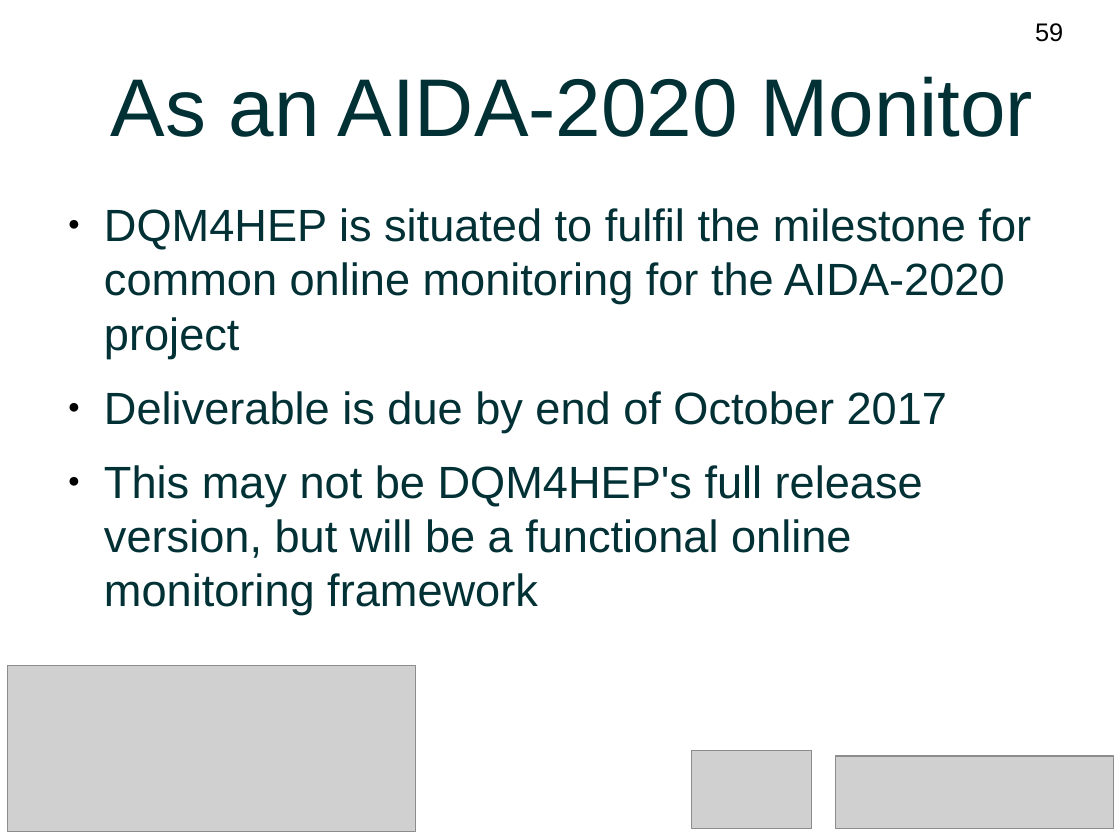
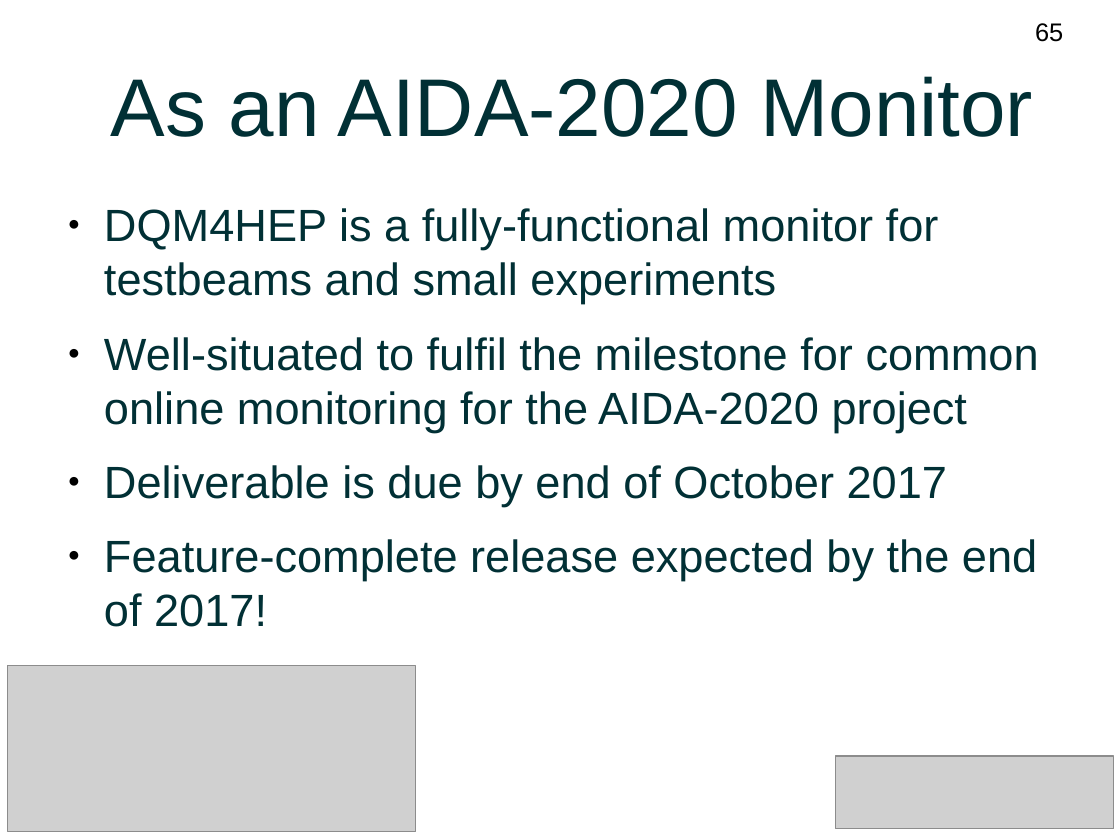
Before and after one commit to DQM4HEP/DQM4HEP-Workshop, a slide deck: slide 65 of BTTB2017-materials/Tutorial.odp (slide 59 before the commit). Drawn at 1120x840 pixels with LibreOffice and Linux fonts; fonts in the diff are those of the drawing; grey boxes stand for pictures. Boxes give left, top, right and bottom in pixels: in the first picture for what was removed or moved away, otherwise in the second. Text is boxed around its words. In the diff, an @@ line names an element or a change of style, - is before the commit and + after.

Commit message:
Added monitor GUI guide and incorporated feedback from Antoine

```diff
--- a/BTTB2017-materials/Tutorial.odp
+++ b/BTTB2017-materials/Tutorial.odp
@@ page number at box(1035, 23, 1063, 42): text changed @@
-59
+65
@@ text at box(104, 208, 1039, 432): text changed @@
-● DQM4HEP is situated to fulfil the milestone for common online monitoring for the AIDA-2020 project
+● DQM4HEP is a fully-functional monitor for testbeams and small experiments
+● Well-situated to fulfil the milestone for common online monitoring for the AIDA-2020 project
@@ text at box(104, 539, 1037, 627): text changed @@
-● This may not be DQM4HEP's full release version, but will be a functional online monitoring framework
+● Feature-complete release expected by the end of 2017!
@@ picture removed at box(692, 751, 812, 829) @@
```
Also in this commit, not shown: 61 other slides changed, 7 slides added, 1 slide removed.
